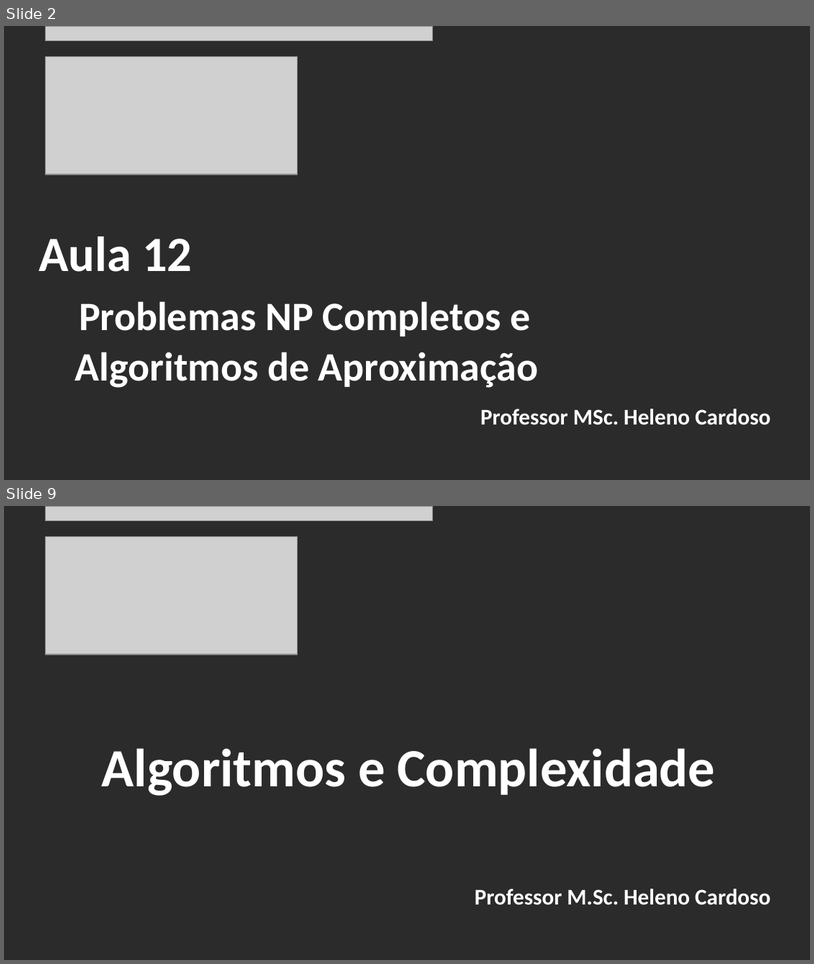
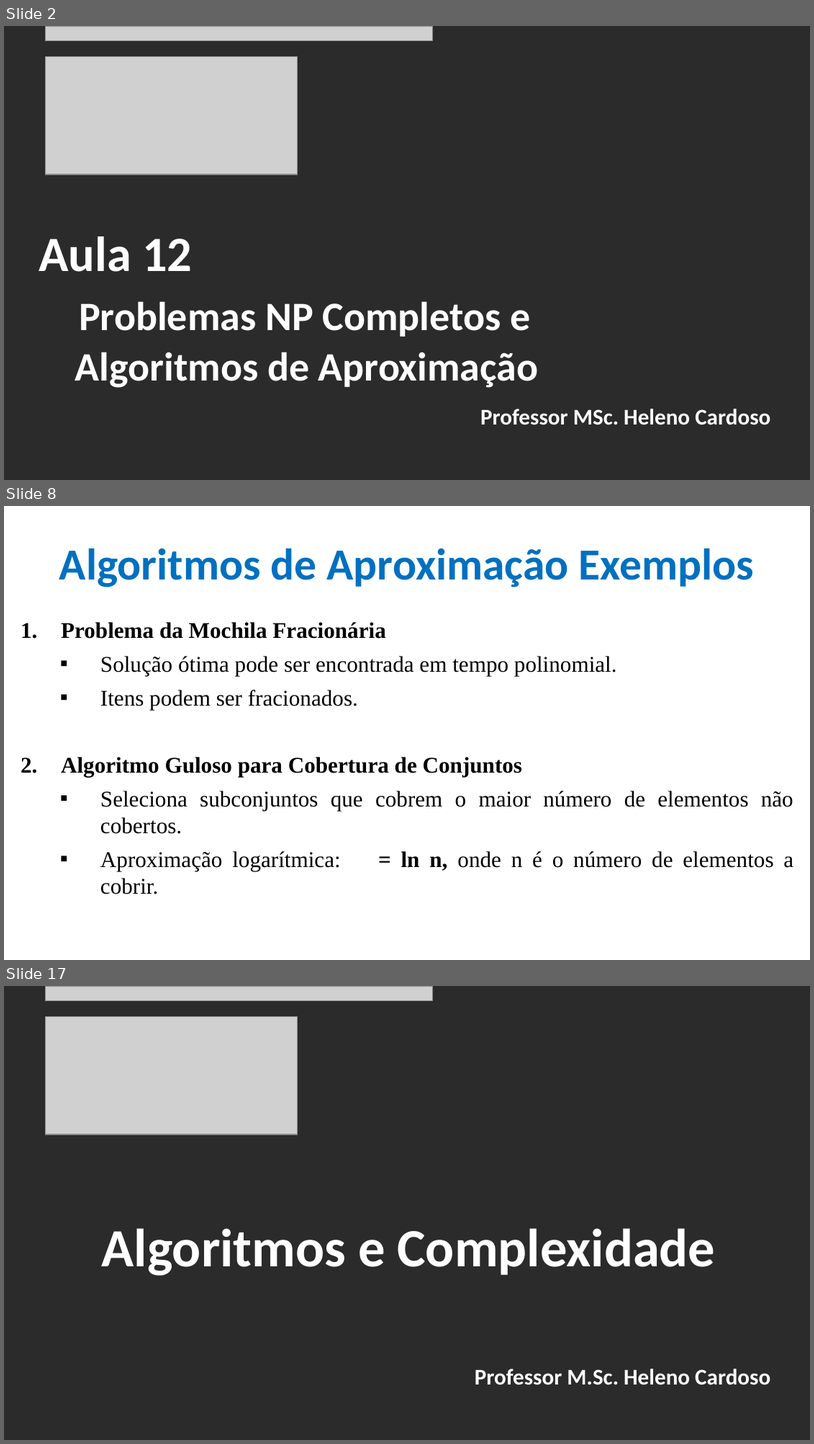
Before and after one commit to CloudEducationBrazil/WydenAlgoritmosEComplexidade, a slide deck: 01 Classes/Aula 12 - Algoritmos e Complexidade - Problemas NP Completos e Algoritmos de Aproximação.pptx. Shown one above the other, each under a label of ours: slides 2 and 9 before the commit, slides 2, 8 and 17 after it; the slides between them are not shown. The pictures are 814x964 and 814x1444 pixels, drawn with LibreOffice and Linux fonts; fonts in the diff are those of the drawing; grey boxes stand for pictures; background and template pictures are left out; a plain dark background stands for a picture behind light text. Boxes give left, top, right and bottom in pixels: in the first picture for what was removed or moved away, otherwise in the second. Text is boxed around its words. In the diff, an @@ line names an element or a change of style, - is before the commit and + after.

```diff
--- a/01 Classes/Aula 12 - Algoritmos e Complexidade - Problemas NP Completos e Algoritmos de Aproximação.pptx
+++ b/01 Classes/Aula 12 - Algoritmos e Complexidade - Problemas NP Completos e Algoritmos de Aproximação.pptx
@@ slide 8 added at [4, 506, 810, 960], background picture (left out) @@
@@ title added at [59, 548, 755, 587], 39.6 pt, text #0070C0, bold @@
+Algoritmos de Aproximação Exemplos
@@ text added at [61, 622, 794, 894], 20 pt, text #000000 @@
+1. Problema da Mochila Fracionária
+  ▪ Solução ótima pode ser encontrada em tempo polinomial.
+  ▪ Itens podem ser fracionados.
+2. Algoritmo Guloso para Cobertura de Conjuntos
+  ▪ Seleciona subconjuntos que cobrem o maior número de elementos não cobertos.
+  ▪ Aproximação logarítmica: 𝜌 = ln n, onde n é o número de elementos a cobrir.
@@ what was slide 9 is now slide 17 @@
```
Also in this commit, not shown: 6 slides changed, 7 other slides added.
